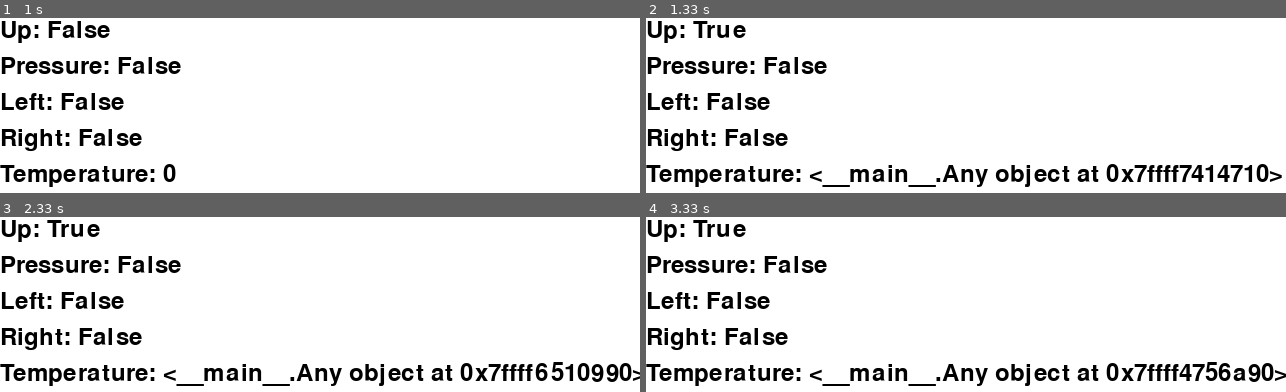
Above: before the commit, frames 1-4 (two rows, left to right).
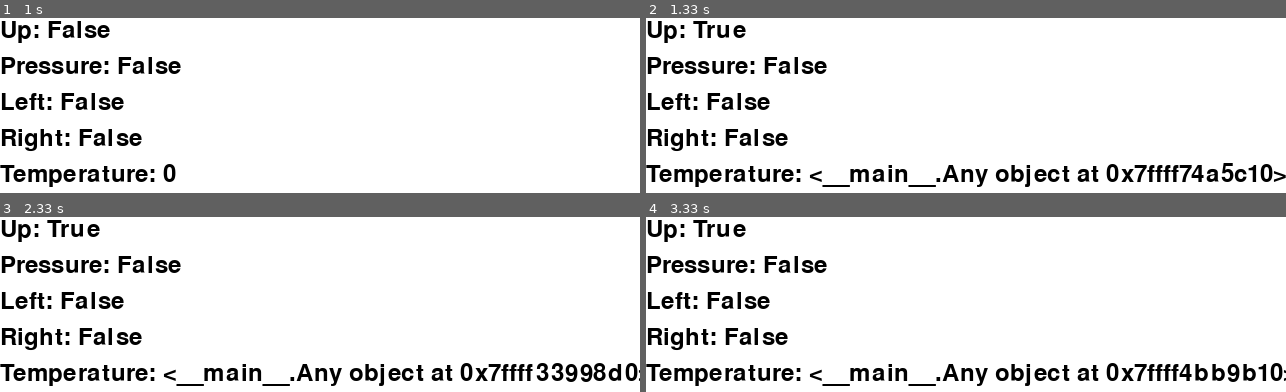
Above: after the commit, the same moments.

Repository: RIT-MDRC/Catbot
Game: pygame game, started from src/raspi/main.py
Two runs of this game, one before a commit and one after it. Both use one fixed random seed, a clock stepped at 60 frames per second and the inputs below.
Inputs:
- Up to frame 1 (1 s): tap D at 0.33 s; tap A at 0.67 s
- Up to frame 2 (1.33 s): tap W at 1 s
- Up to frame 3 (2.33 s): tap A at 1.33 s
- Up to frame 4 (3.33 s): tap D at 2.67 s

Frame 1 is identical in both runs. In frame 2, 0.8% of the frame differs, in the area x 87-100%, y 82-94%; in frame 3, 1.1%, in the area x 83-100%, y 82-95%; in frame 4, 1.0%.

Commit message:
ref: main, motor, mock classes

Diff:
--- a/src/raspi/control/motor/motor_controller.py
+++ b/src/raspi/control/motor/motor_controller.py
@@ -1,5 +1,3 @@
-from gpiozero import PWMOutputDevice
-
 from utils.util import create_output_device, create_pwm_device
 
 
--- a/src/raspi/main.py
+++ b/src/raspi/main.py
@@ -1,4 +1,3 @@
-from enum import Enum
 from time import sleep
 from control.muscle.muscle_controller import contract, relax
 from io_controller.pneumatics.compressor import (
@@ -87,11 +86,11 @@
                     step(motor)
             elif event.type == pygame.KEYUP:
                 if event.key == pygame.K_a or event.key == pygame.K_LEFT:
-                    res = stop_motor_left()
+                    res = turn_motor_left(0)
                     if res:
                         render_left_status(False)
                 elif event.key == pygame.K_d or event.key == pygame.K_RIGHT:
-                    res = stop_motor_right()
+                    res = turn_motor_right(0)
                     if res:
                         render_right_status(False)
                 elif event.key == pygame.K_w or event.key == pygame.K_UP:
@@ -186,11 +185,6 @@
     return motor.set_Motor(speed, 1)
 
 
-def stop_motor_left():
-    """Stops the motor"""
-    return motor.set_Motor(0, 1)
-
-
 def turn_motor_right(speed):
     """Turns the motor right
 
@@ -200,23 +194,18 @@
     return motor.set_Motor(speed, 0)
 
 
-def stop_motor_right():
-    """Stops the motor"""
-    return motor.set_Motor(0, 0)
-
-
 def step():
     contract("left_muscle")
     sleep(1)
     turn_motor_right(SPEED)
     sleep(1)
-    stop_motor_right()
+    turn_motor_right(0)
     sleep(1)
     relax("left_muscle")
     sleep(1)
     turn_motor_left(SPEED)
     sleep(1)
-    stop_motor_left()
+    turn_motor_left(0)
     sleep(1)
 
 
--- a/src/raspi/utils/deviceMock.py
+++ b/src/raspi/utils/deviceMock.py
@@ -1,6 +1,4 @@
 from functools import wraps
-from typing import Any
-from gpiozero import DigitalInputDevice, DigitalOutputDevice
 
 
 def value_change(func: callable) -> callable:
